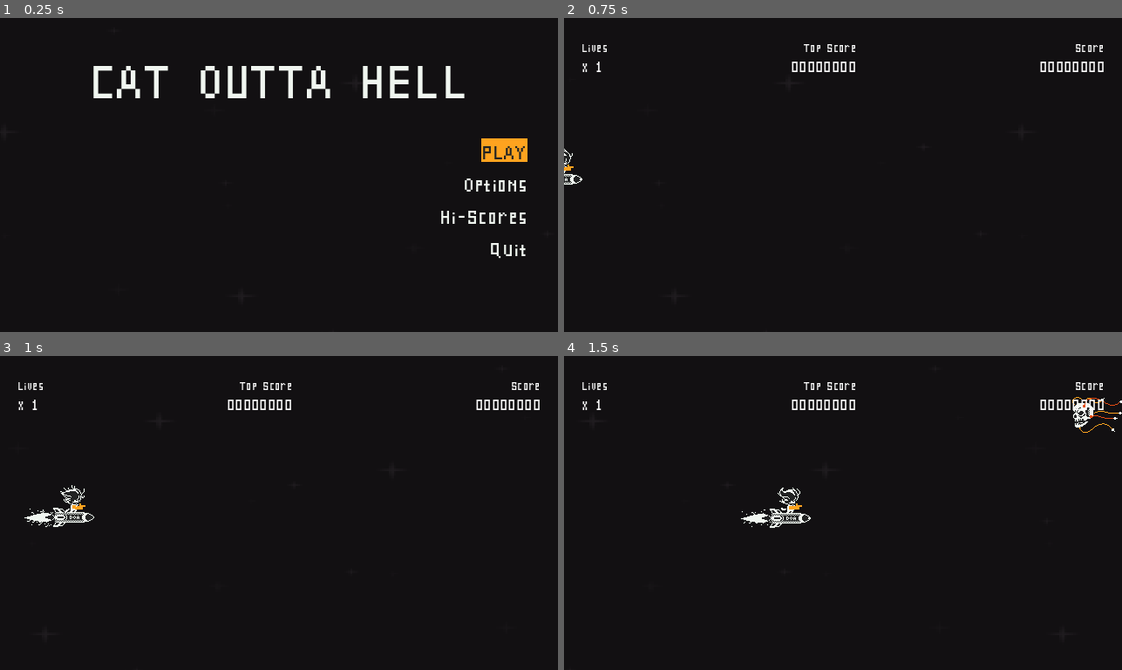
Above: before the commit, frames 1-4 (two rows, left to right).
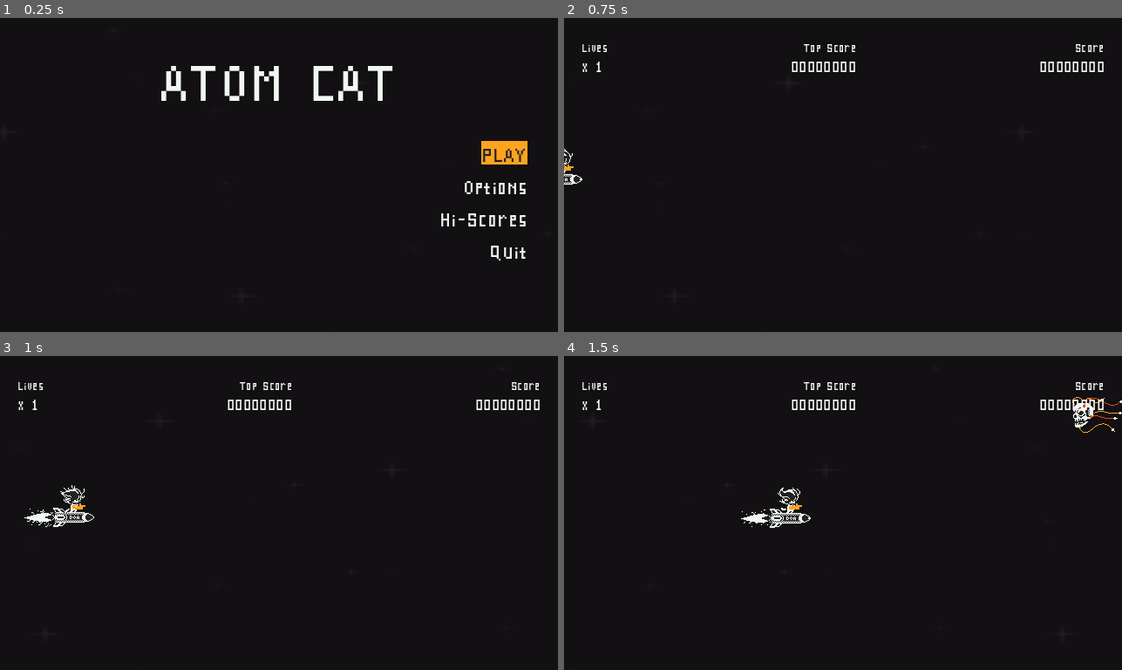
Above: after the commit, the same moments.

Repository: rnakkas/GodotSandbox
Game: Godot game, scene res://ShmupSandbox/Main/Scenes/main.tscn
The game is run twice, just before and just after one commit, with the same random seed, the same clock (stepped at 60 frames per second) and the same inputs.
Inputs (mouse positions are in pixels of both pictures, inside the frame that each line leads up to):
- Up to frame 1 (0.25 s): no input
- Up to frame 2 (0.75 s): click "PLAY" at 0.5 s
- Up to frame 3 (1 s): no input
- Up to frame 4 (1.5 s): move the mouse to (965, 497) at 1.27 s; hold D (move_right) from 1.28 s (still down); hold Space (shoot) from 1.28 s (still down)

The runs differ from the first frame. In frame 1, 3.9% of the frame differs, in the area x 16-95%, y 15-78%; in frame 2, nothing differs; in frame 3, nothing differs; in frame 4, nothing differs.

Commit message:
Tweaked main title

Diff:
--- a/ShmupSandbox/UI/Scenes/main_menu.tscn
+++ b/ShmupSandbox/UI/Scenes/main_menu.tscn
@@ -32,8 +32,8 @@
 layout_mode = 2
 theme_override_colors/font_color = Color(0.941176, 0.964706, 0.941176, 1)
 theme_override_fonts/font = ExtResource("3_v14c2")
-theme_override_font_sizes/font_size = 85
-text = "CAT OUTTA HELL"
+theme_override_font_sizes/font_size = 90
+text = "ATOM CAT"
 horizontal_alignment = 1
 
 [node name="separator" type="Control" parent="MarginContainer/VBoxContainer"]
